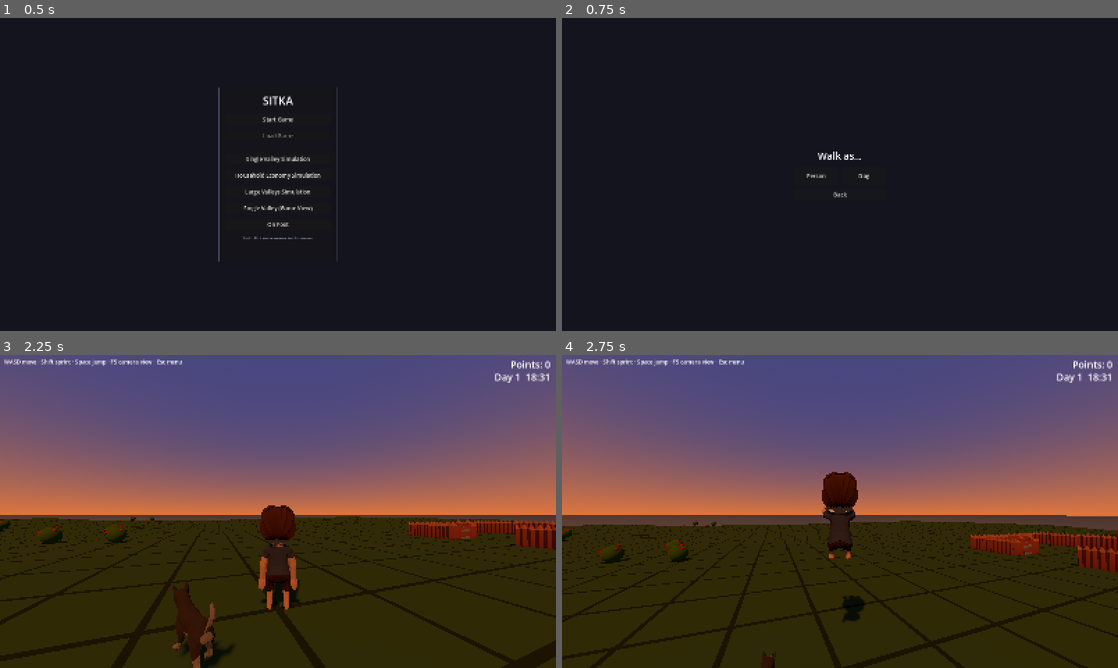
Above: before the commit, frames 1-4 (two rows, left to right).
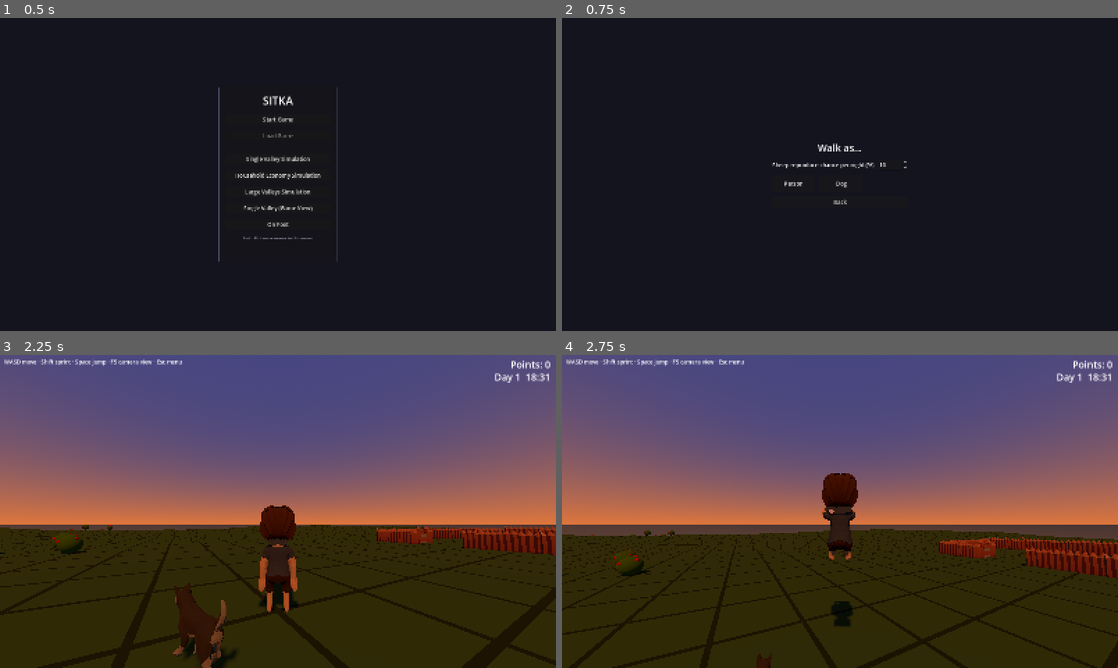
Above: after the commit, the same moments.

Repository: forsman5/sitka
Game: Godot game, scene res://scenes/ui/main_menu.tscn
Same seed, same stepped clock (60 frames per second), same inputs: the game is played once before the commit and once after it.
Inputs (mouse positions are in pixels of both pictures, inside the frame that each line leads up to):
- Up to frame 1 (0.5 s): no input
- Up to frame 2 (0.75 s): click "On Foot" at 0.5 s
- Up to frame 3 (2.25 s): click "Person" at 1.25 s; tap Enter at 2 s; move the mouse to (305, 511) at 2.02 s; hold Up (ui_up) from 2.03 s (still down); hold Q from 2.03 s (still down); click (305, 511) at 2.17 s
- Up to frame 4 (2.75 s): keep holding Up (ui_up); keep holding Q; tap Space at 2.27 s

Frame 1 is identical in both runs. In frame 2, 0.5% of the frame differs, in the area x 37-62%, y 40-60%; in frame 3, 7.1%; in frame 4, 8.9%, in the area x 0-100%, y 37-100%.

Commit message:
On Foot: temporary sheep reproduce-chance setting on the chooser screen
Co-Authored-By: Claude Sonnet 5.5 <noreply@anthropic.com>

Diff:
--- a/scripts/on_foot/on_foot_player.gd
+++ b/scripts/on_foot/on_foot_player.gd
@@ -37,6 +37,10 @@
 
 ## Which character the next OnFootPlayer spawns as (set by the chooser scene).
 static var selected_character: String = "person"
+
+## Per-sheep chance of a lamb each night, as a percentage. Tunable from the
+## chooser scene while validating; hide that field before release.
+static var sheep_repro_percent: float = 10.0
 
 ## Per-character body, camera and animation settings. Models face +Z at identity,
 ## so they are rotated half a turn to face the -Z movement direction.
--- a/scripts/on_foot/on_foot_select.gd
+++ b/scripts/on_foot/on_foot_select.gd
@@ -14,7 +14,7 @@
 	add_child(center)
 
 	var box := VBoxContainer.new()
-	box.custom_minimum_size = Vector2(260, 0)
+	box.custom_minimum_size = Vector2(360, 0)
 	box.add_theme_constant_override("separation", 14)
 	center.add_child(box)
 
@@ -23,6 +23,22 @@
 	title.horizontal_alignment = HORIZONTAL_ALIGNMENT_CENTER
 	title.add_theme_font_size_override("font_size", 28)
 	box.add_child(title)
+
+	# Temporary tuning knob for validation; remove before release.
+	var repro_row := HBoxContainer.new()
+	repro_row.add_theme_constant_override("separation", 10)
+	box.add_child(repro_row)
+	var repro_label := Label.new()
+	repro_label.text = "Sheep reproduce chance per night (%)"
+	repro_label.size_flags_horizontal = Control.SIZE_EXPAND_FILL
+	repro_row.add_child(repro_label)
+	var repro := SpinBox.new()
+	repro.min_value = 0.0
+	repro.max_value = 100.0
+	repro.step = 1.0
+	repro.value = OnFootPlayer.sheep_repro_percent
+	repro.value_changed.connect(func(v: float) -> void: OnFootPlayer.sheep_repro_percent = v)
+	repro_row.add_child(repro)
 
 	var row := HBoxContainer.new()
 	row.add_theme_constant_override("separation", 14)
--- a/scripts/on_foot/on_foot_world.gd
+++ b/scripts/on_foot/on_foot_world.gd
@@ -24,7 +24,6 @@
 ## End-of-day odds, per head. Sheep still outside the pen at nightfall may be
 ## lost; every sheep that makes it through the night may bear a lamb.
 const LOSS_CHANCE := 0.4
-const LAMB_CHANCE := 0.1
 ## Pause between the last sheep entering the pen and the end-of-day screen.
 const EARLY_END_DELAY := 1.5
 const STARTING_FLOCK_MIN := 3
@@ -205,7 +204,7 @@
 				continue
 		# Lambs can't breed until they've aged ADULT_AGE nights.
 		_next_flock_ages.append(sheep.age_days + 1)
-		if sheep.is_adult() and randf() < LAMB_CHANCE:
+		if sheep.is_adult() and randf() * 100.0 < OnFootPlayer.sheep_repro_percent:
 			lambs += 1
 			_next_flock_ages.append(0)
 	_game_over = _next_flock_ages.is_empty()
